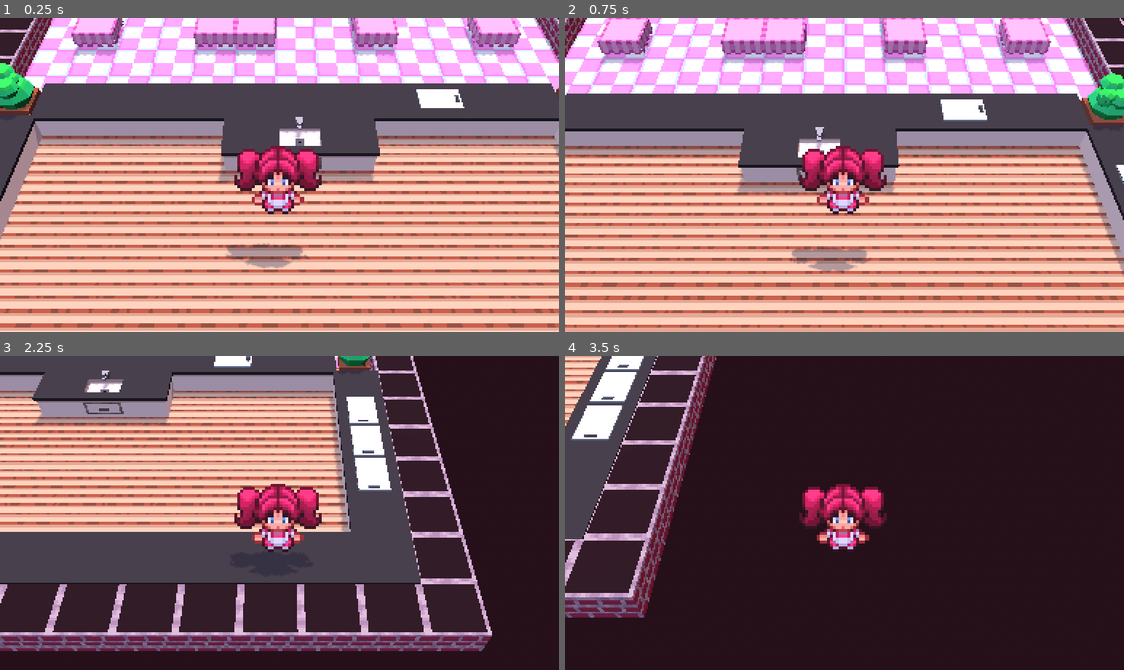
Above: before the commit, frames 1-4 (two rows, left to right).
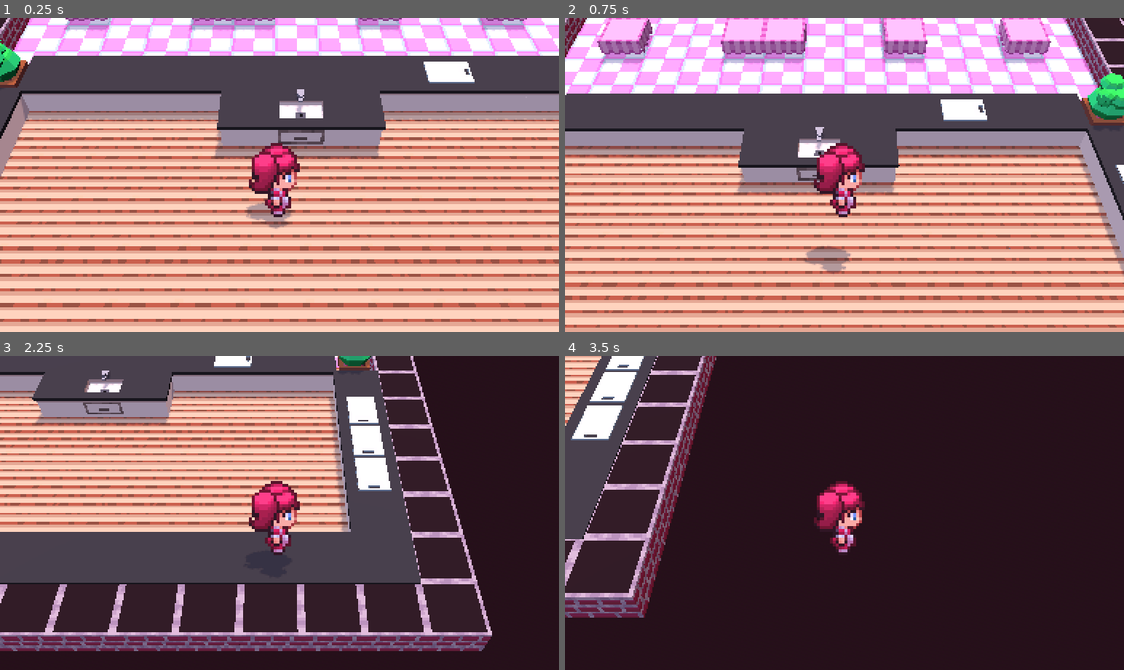
Above: after the commit, the same moments.

Repository: gilbertoknd/MewMewGoshi
Game: Godot game, scene res://scenes/kitchen_minigame/scenes/game.tscn
The game is run twice, just before and just after one commit, with the same random seed, the same clock (stepped at 60 frames per second) and the same inputs. This scene is started directly instead of the project's main scene.
Inputs:
- Up to frame 1 (0.25 s): no input
- Up to frame 2 (0.75 s): tap Enter (ui_accept) at 0.5 s; hold D (walk_right) from 0.53 s (still down); tap W (walk_foward) at 0.6 s
- Up to frame 3 (2.25 s): tap Enter (ui_accept) at 0.77, 1.52 s; release D (walk_right) at 1.28 s; hold S (walk_backwards) 1.28-2.03 s; tap W (walk_foward) at 1.35, 2.1 s; hold D (walk_right) from 2.03 s (still down)
- Up to frame 4 (3.5 s): keep holding D (walk_right); tap W (walk_foward) at 2.85 s; tap Enter (ui_accept) at 3.02 s

The runs differ from the first frame. In frame 1, 78% of the frame differs, in the area x 0-100%, y 0-100%; in frame 2, 2.6%; in frame 3, 2.2%; in frame 4, 2.0%.

Commit message:
caracther movement logic
+caracther can now move using it's moving sprites

Diff:
--- a/scenes/kitchen_minigame/scenes/game.tscn
+++ b/scenes/kitchen_minigame/scenes/game.tscn
@@ -9,4 +9,4 @@
 transform = Transform3D(1, 0, 0, 0, 1, 0, 0, 0, 1, 0.5, 0, 0)
 
 [node name="CharacterBody3D" parent="." instance=ExtResource("2_tlw38")]
-transform = Transform3D(1, 0, 0, 0, 1, 0, 0, 0, 1, -0.405737, 1.52679, 3.24351)
+transform = Transform3D(1, 0, 0, 0, 1, 0, 0, 0, 1, -0.405737, 0.72679, 3.24351)
--- a/scenes/kitchen_minigame/scenes/player.tscn
+++ b/scenes/kitchen_minigame/scenes/player.tscn
@@ -1,7 +1,142 @@
-[gd_scene load_steps=4 format=3 uid="uid://6tn6w2ag2hdn"]
+[gd_scene load_steps=21 format=3 uid="uid://6tn6w2ag2hdn"]
 
 [ext_resource type="Script" uid="uid://ukdgr7cbvmo3" path="res://scenes/kitchen_minigame/scripts/character_body_3d.gd" id="1_bvqkk"]
 [ext_resource type="Texture2D" uid="uid://cid3c6f8mguft" path="res://scenes/kitchen_minigame/assets/sprites/maid_sheet.png" id="2_aedsk"]
+
+[sub_resource type="AtlasTexture" id="AtlasTexture_35ak6"]
+atlas = ExtResource("2_aedsk")
+region = Rect2(0, 0, 32, 32)
+
+[sub_resource type="AtlasTexture" id="AtlasTexture_i50bf"]
+atlas = ExtResource("2_aedsk")
+region = Rect2(32, 0, 32, 32)
+
+[sub_resource type="AtlasTexture" id="AtlasTexture_gydiy"]
+atlas = ExtResource("2_aedsk")
+region = Rect2(64, 0, 32, 32)
+
+[sub_resource type="AtlasTexture" id="AtlasTexture_j7kt2"]
+atlas = ExtResource("2_aedsk")
+region = Rect2(96, 0, 32, 32)
+
+[sub_resource type="AtlasTexture" id="AtlasTexture_txsd0"]
+atlas = ExtResource("2_aedsk")
+region = Rect2(0, 32, 32, 32)
+
+[sub_resource type="AtlasTexture" id="AtlasTexture_vta02"]
+atlas = ExtResource("2_aedsk")
+region = Rect2(32, 32, 32, 32)
+
+[sub_resource type="AtlasTexture" id="AtlasTexture_bxhgt"]
+atlas = ExtResource("2_aedsk")
+region = Rect2(64, 32, 32, 32)
+
+[sub_resource type="AtlasTexture" id="AtlasTexture_gesyc"]
+atlas = ExtResource("2_aedsk")
+region = Rect2(96, 32, 32, 32)
+
+[sub_resource type="AtlasTexture" id="AtlasTexture_bvqkk"]
+atlas = ExtResource("2_aedsk")
+region = Rect2(0, 64, 32, 32)
+
+[sub_resource type="AtlasTexture" id="AtlasTexture_aedsk"]
+atlas = ExtResource("2_aedsk")
+region = Rect2(32, 64, 32, 32)
+
+[sub_resource type="AtlasTexture" id="AtlasTexture_3g58p"]
+atlas = ExtResource("2_aedsk")
+region = Rect2(64, 64, 32, 32)
+
+[sub_resource type="AtlasTexture" id="AtlasTexture_efq77"]
+atlas = ExtResource("2_aedsk")
+region = Rect2(96, 64, 32, 32)
+
+[sub_resource type="AtlasTexture" id="AtlasTexture_q6isc"]
+atlas = ExtResource("2_aedsk")
+region = Rect2(0, 96, 32, 32)
+
+[sub_resource type="AtlasTexture" id="AtlasTexture_fg1qv"]
+atlas = ExtResource("2_aedsk")
+region = Rect2(32, 96, 32, 32)
+
+[sub_resource type="AtlasTexture" id="AtlasTexture_opsd8"]
+atlas = ExtResource("2_aedsk")
+region = Rect2(64, 96, 32, 32)
+
+[sub_resource type="AtlasTexture" id="AtlasTexture_p34x2"]
+atlas = ExtResource("2_aedsk")
+region = Rect2(96, 96, 32, 32)
+
+[sub_resource type="SpriteFrames" id="SpriteFrames_31170"]
+animations = [{
+"frames": [{
+"duration": 1.0,
+"texture": SubResource("AtlasTexture_35ak6")
+}, {
+"duration": 1.0,
+"texture": SubResource("AtlasTexture_i50bf")
+}, {
+"duration": 1.0,
+"texture": SubResource("AtlasTexture_gydiy")
+}, {
+"duration": 1.0,
+"texture": SubResource("AtlasTexture_j7kt2")
+}],
+"loop": true,
+"name": &"walking_down",
+"speed": 5.0
+}, {
+"frames": [{
+"duration": 1.0,
+"texture": SubResource("AtlasTexture_txsd0")
+}, {
+"duration": 1.0,
+"texture": SubResource("AtlasTexture_vta02")
+}, {
+"duration": 1.0,
+"texture": SubResource("AtlasTexture_bxhgt")
+}, {
+"duration": 1.0,
+"texture": SubResource("AtlasTexture_gesyc")
+}],
+"loop": true,
+"name": &"walking_left",
+"speed": 5.0
+}, {
+"frames": [{
+"duration": 1.0,
+"texture": SubResource("AtlasTexture_bvqkk")
+}, {
+"duration": 1.0,
+"texture": SubResource("AtlasTexture_aedsk")
+}, {
+"duration": 1.0,
+"texture": SubResource("AtlasTexture_3g58p")
+}, {
+"duration": 1.0,
+"texture": SubResource("AtlasTexture_efq77")
+}],
+"loop": true,
+"name": &"walking_right",
+"speed": 5.0
+}, {
+"frames": [{
+"duration": 1.0,
+"texture": SubResource("AtlasTexture_q6isc")
+}, {
+"duration": 1.0,
+"texture": SubResource("AtlasTexture_fg1qv")
+}, {
+"duration": 1.0,
+"texture": SubResource("AtlasTexture_opsd8")
+}, {
+"duration": 1.0,
+"texture": SubResource("AtlasTexture_p34x2")
+}],
+"loop": true,
+"name": &"walking_up",
+"speed": 5.0
+}]
 
 [sub_resource type="CapsuleShape3D" id="CapsuleShape3D_bvqkk"]
 radius = 0.345387
@@ -10,16 +145,15 @@
 [node name="CharacterBody3D" type="CharacterBody3D"]
 script = ExtResource("1_bvqkk")
 
-[node name="Sprite3D" type="Sprite3D" parent="."]
+[node name="AnimatedSprite3D" type="AnimatedSprite3D" parent="."]
 transform = Transform3D(1, 0, 0, 0, 1, 0, 0, 0, 1, 0, 0.68501, 0)
 pixel_size = 0.05
 billboard = 1
 shaded = true
 alpha_cut = 2
 texture_filter = 0
-texture = ExtResource("2_aedsk")
-hframes = 4
-vframes = 4
+sprite_frames = SubResource("SpriteFrames_31170")
+animation = &"walking_right"
 
 [node name="CollisionShape3D" type="CollisionShape3D" parent="."]
 transform = Transform3D(1, 0, 0, 0, 1, 0, 0, 0, 1, -0.00306357, 0.343579, -0.00566578)
--- a/scenes/kitchen_minigame/scripts/character_body_3d.gd
+++ b/scenes/kitchen_minigame/scripts/character_body_3d.gd
@@ -1,9 +1,12 @@
 extends CharacterBody3D
+
+@onready var sprite := $AnimatedSprite3D
 
 
 const SPEED = 5.0
 const JUMP_VELOCITY = 4.5
-
+@export var frame :=1
+@export_enum("up", "left", "right", "down") var facing := "down"
 
 func _physics_process(delta: float) -> void:
 	# Add the gravity.
@@ -18,11 +21,19 @@
 	# As good practice, you should replace UI actions with custom gameplay actions.
 	var input_dir := Input.get_vector("walk_left", "walk_right", "walk_foward", "walk_backwards")
 	var direction := (transform.basis * Vector3(input_dir.x, 0, input_dir.y)).normalized()
-	if direction:
+	if direction.length()>0:
 		velocity.x = direction.x * SPEED
 		velocity.z = direction.z * SPEED
+		if abs(direction.x) > abs(direction.z):
+			facing = "right" if direction.x > 0.1 else "left"
+		else:
+			facing = "down" if direction.z > 0.1 else "up"
+		var anim_name = "walking_" + facing
+		sprite.play(anim_name)
 	else:
 		velocity.x = move_toward(velocity.x, 0, SPEED)
 		velocity.z = move_toward(velocity.z, 0, SPEED)
+		sprite.stop()
+		sprite.frame = 0
 
 	move_and_slide()
